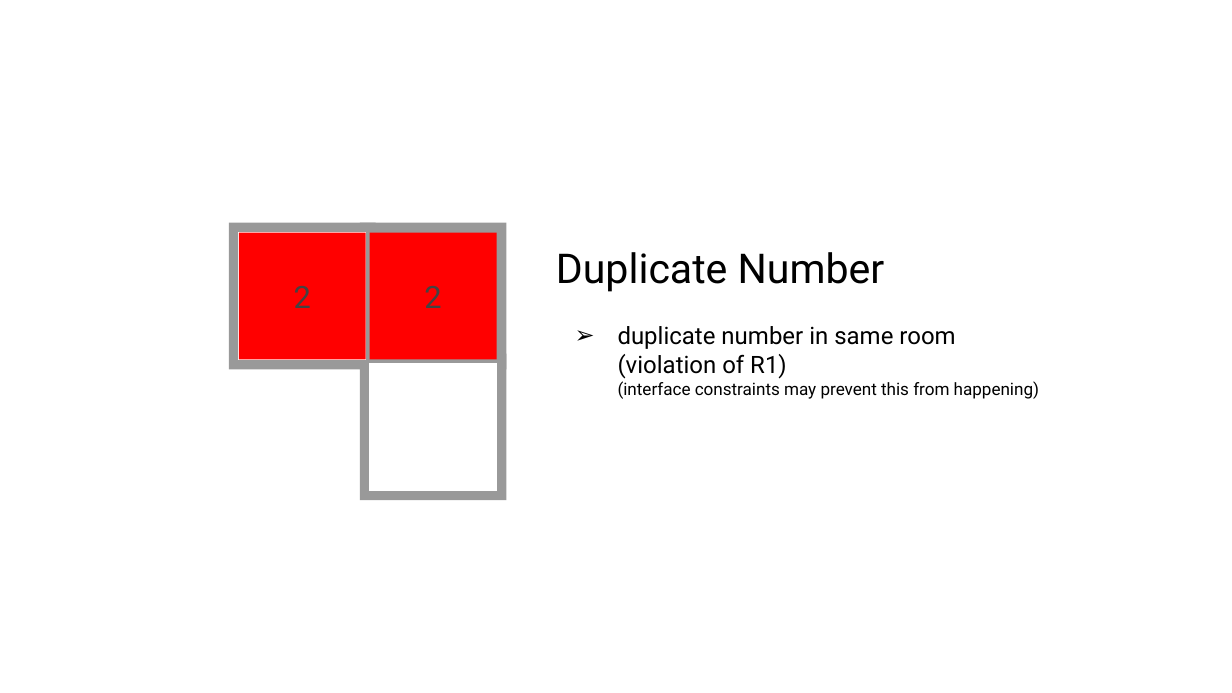
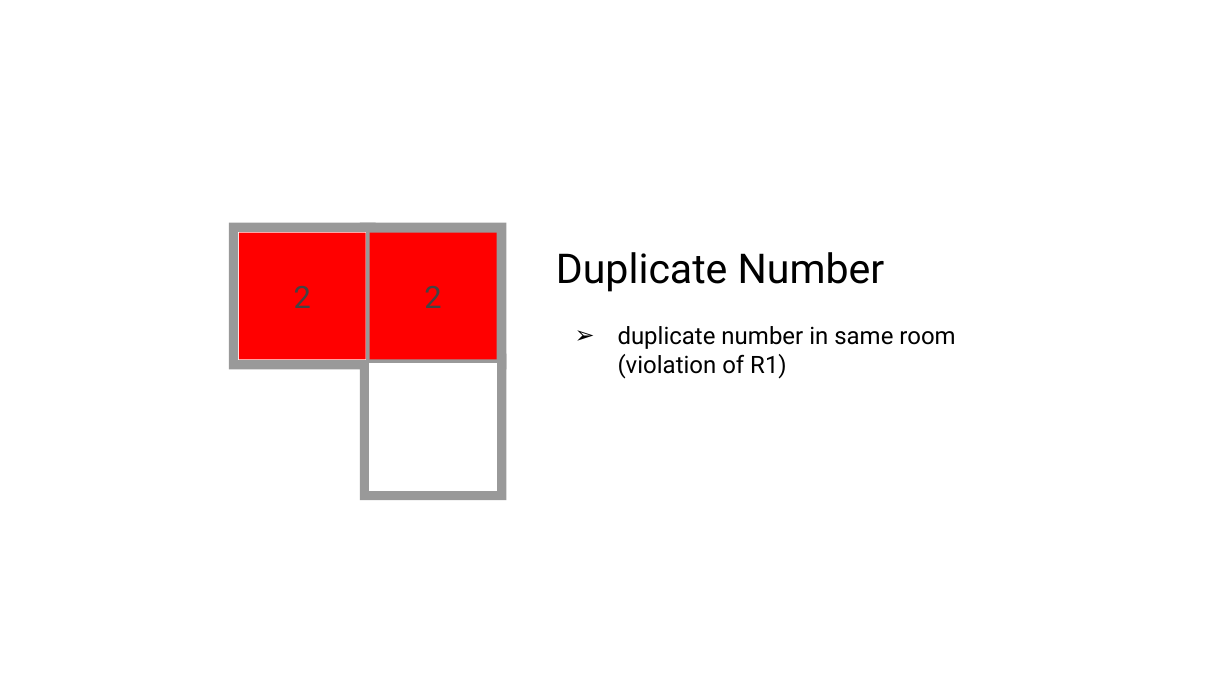
Before and after one commit to Bram28/LEGUP, a slide deck: slide 12 of misc/Rules/Ripple_Effect.pptx. Drawn at 1232x693 pixels with LibreOffice and Linux fonts; fonts in the diff are those of the drawing. Boxes give left, top, right and bottom in pixels: in the first picture for what was removed or moved away, otherwise in the second. Text is boxed around its words. In the diff, an @@ line names an element or a change of style, - is before the commit and + after.

```diff
--- a/misc/Rules/Ripple_Effect.pptx
+++ b/misc/Rules/Ripple_Effect.pptx
@@ text at [618, 381, 1039, 399]: paragraph removed @@
-(interface constraints may prevent this from happening)
```
Also in this commit, not shown: 2 other slides changed, 4 other files.
